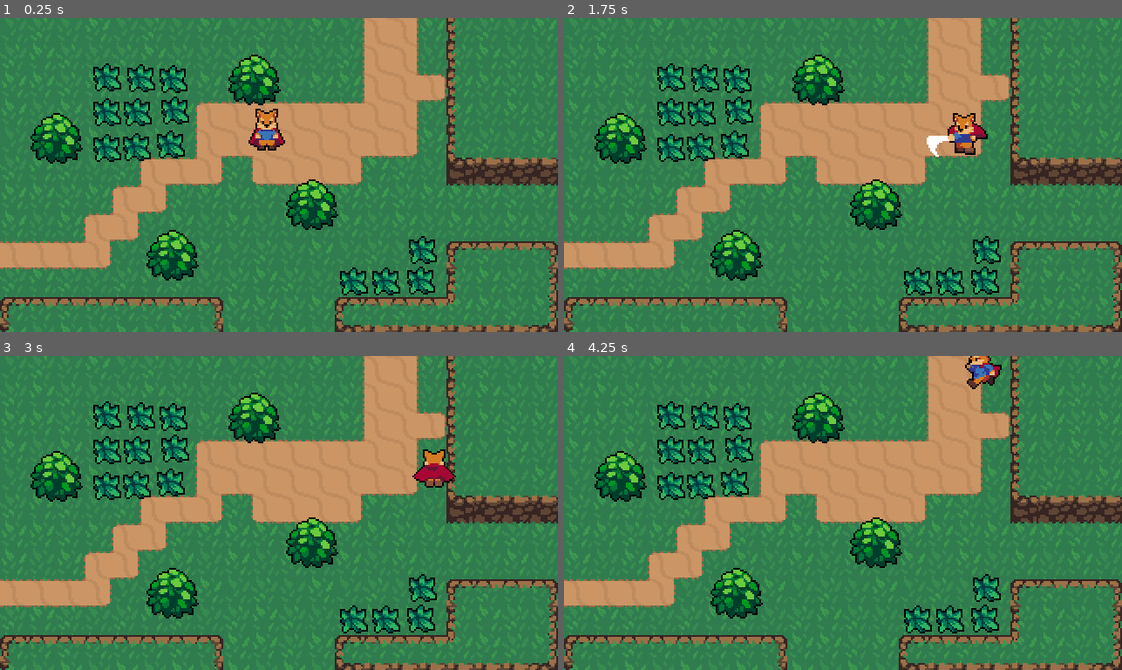
Above: before the commit, frames 1-4 (two rows, left to right).
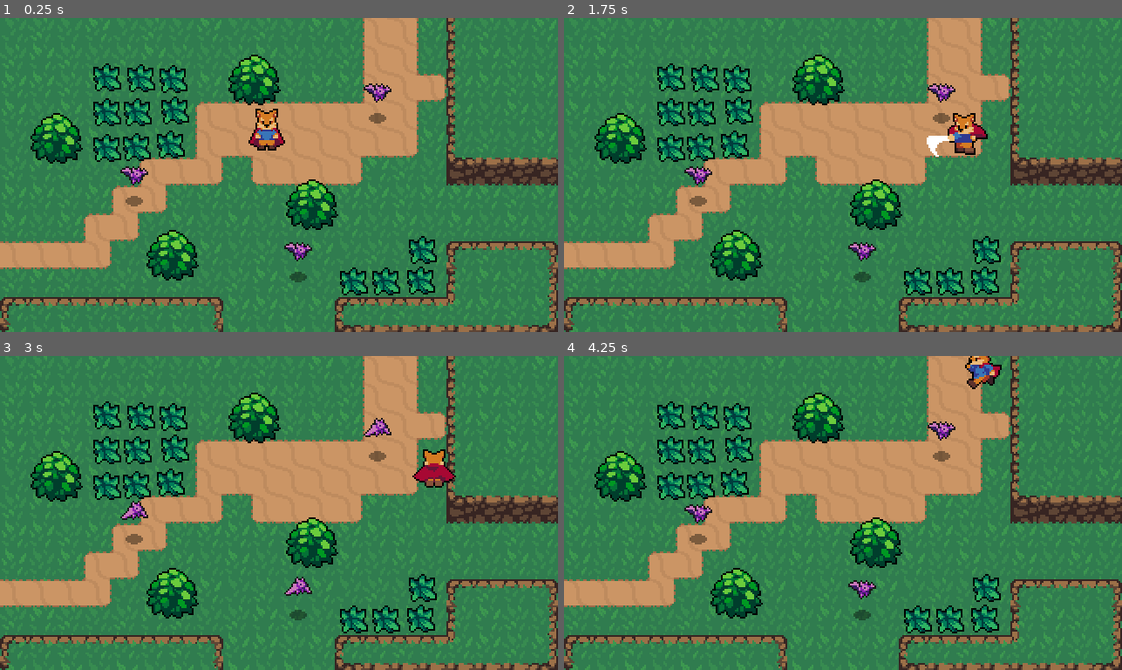
Above: after the commit, the same moments.

Repository: vfreitas-/rpg-study-game
Game: Godot game, scene res://World.tscn
Two runs of this game, one before a commit and one after it. Both use one fixed random seed, a clock stepped at 60 frames per second and the inputs below.
Inputs:
- Up to frame 1 (0.25 s): no input
- Up to frame 2 (1.75 s): hold Right (ui_right) 0.53-1.28 s; tap K (roll) at 0.6, 1.55 s; hold Down (ui_down) from 1.28 s (still down); tap Z (attack) at 1.35 s
- Up to frame 3 (3 s): release Down (ui_down) at 2.03 s; hold Right (ui_right) 2.03-2.78 s; tap K (roll) at 2.1, 2.85 s; hold Up (ui_up) from 2.78 s (still down)
- Up to frame 4 (4.25 s): release Up (ui_up) at 3.53 s; hold Left (ui_left) from 3.53 s (still down); tap Z (attack) at 3.6 s; tap K (roll) at 3.8 s

The runs differ from the first frame. In frame 1, 0.7% of the frame differs, in the area x 21-71%, y 20-85%; in frame 2, 0.7%; in frame 3, 0.7%; in frame 4, 0.7%.

Commit message:
feat(bat): create bat enemy and improve sword hitbox

Diff:
--- /dev/null
+++ b/Enemies/Bat.gd
@@ -0,0 +1,10 @@
+extends KinematicBody2D
+
+var knockback = Vector2.ZERO
+
+func _physics_process(delta):
+	knockback = knockback.move_toward(Vector2.ZERO, 200 * delta)
+	knockback = move_and_slide(knockback)
+
+func _on_Hurtbox_area_entered(area):
+	knockback = area.knockback_vector * 120
--- /dev/null
+++ b/Enemies/Bat.tscn
@@ -0,0 +1,67 @@
+[gd_scene load_steps=13 format=2]
+
+[ext_resource path="res://Enemies/Bat.png" type="Texture" id=1]
+[ext_resource path="res://Shadows/SmallShadow.png" type="Texture" id=2]
+[ext_resource path="res://CollisionBoxes/Hurtbox.tscn" type="PackedScene" id=3]
+[ext_resource path="res://Enemies/Bat.gd" type="Script" id=4]
+
+[sub_resource type="AtlasTexture" id=1]
+atlas = ExtResource( 1 )
+region = Rect2( 0, 0, 16, 24 )
+
+[sub_resource type="AtlasTexture" id=2]
+atlas = ExtResource( 1 )
+region = Rect2( 16, 0, 16, 24 )
+
+[sub_resource type="AtlasTexture" id=3]
+atlas = ExtResource( 1 )
+region = Rect2( 32, 0, 16, 24 )
+
+[sub_resource type="AtlasTexture" id=4]
+atlas = ExtResource( 1 )
+region = Rect2( 48, 0, 16, 24 )
+
+[sub_resource type="AtlasTexture" id=5]
+atlas = ExtResource( 1 )
+region = Rect2( 64, 0, 16, 24 )
+
+[sub_resource type="SpriteFrames" id=6]
+animations = [ {
+"frames": [ SubResource( 1 ), SubResource( 2 ), SubResource( 3 ), SubResource( 4 ), SubResource( 5 ) ],
+"loop": true,
+"name": "Fly",
+"speed": 10.0
+} ]
+
+[sub_resource type="CircleShape2D" id=7]
+
+[sub_resource type="CapsuleShape2D" id=8]
+
+[node name="Bat" type="KinematicBody2D"]
+collision_layer = 16
+script = ExtResource( 4 )
+
+[node name="AnimatedSprite" type="AnimatedSprite" parent="."]
+frames = SubResource( 6 )
+animation = "Fly"
+frame = 1
+playing = true
+offset = Vector2( 0, -12 )
+
+[node name="ShadowSprite" type="Sprite" parent="."]
+texture = ExtResource( 2 )
+
+[node name="CollisionShape2D" type="CollisionShape2D" parent="."]
+scale = Vector2( 0.463907, 0.386694 )
+shape = SubResource( 7 )
+
+[node name="Hurtbox" parent="." instance=ExtResource( 3 )]
+collision_layer = 2147483656
+
+[node name="CollisionShape2D" parent="Hurtbox" index="0"]
+position = Vector2( 0, -13 )
+scale = Vector2( 0.577995, 0.421628 )
+shape = SubResource( 8 )
+[connection signal="area_entered" from="Hurtbox" to="." method="_on_Hurtbox_area_entered"]
+
+[editable path="Hurtbox"]
--- a/Player/Player.gd
+++ b/Player/Player.gd
@@ -18,9 +18,12 @@
 onready var animationTree = $AnimationTree
 # pega os valores do State Machine da animation tree
 onready var animationState = animationTree.get("parameters/playback")
+onready var swordHitbox = $HitboxPivot/SwordHitbox
 
 func _ready():
 	animationTree.active = true
+
+	swordHitbox.knockback_vector = roll_vector
 
 	var input_vector = Vector2.DOWN
 	animationTree.set("parameters/Idle/blend_position", input_vector)
@@ -48,6 +51,7 @@
 
 	if input_vector != Vector2.ZERO:
 		roll_vector = input_vector
+		swordHitbox.knockback_vector = input_vector
 		# seta os valores para Idle e Run da animation tree
 		animationTree.set("parameters/Idle/blend_position", input_vector)
 		animationTree.set("parameters/Run/blend_position", input_vector)
--- a/Player/Player.tscn
+++ b/Player/Player.tscn
@@ -1,8 +1,9 @@
-[gd_scene load_steps=50 format=2]
+[gd_scene load_steps=51 format=2]
 
 [ext_resource path="res://Player/Player.gd" type="Script" id=1]
 [ext_resource path="res://Player/Player.png" type="Texture" id=2]
 [ext_resource path="res://CollisionBoxes/Hitbox.tscn" type="PackedScene" id=3]
+[ext_resource path="res://Player/SwordHitbox.gd" type="Script" id=4]
 
 [sub_resource type="CapsuleShape2D" id=1]
 radius = 8.48
@@ -652,11 +653,12 @@
 [node name="SwordHitbox" parent="HitboxPivot" instance=ExtResource( 3 )]
 position = Vector2( 15, 0 )
 collision_mask = 8
+script = ExtResource( 4 )
 
 [node name="CollisionShape2D" parent="HitboxPivot/SwordHitbox" index="0"]
 position = Vector2( 1.9044, -1.86011 )
 scale = Vector2( 1.05012, 1.0704 )
-shape = SubResource( 35 )
+shape = SubResource( 46 )
 disabled = true
 
 [editable path="HitboxPivot/SwordHitbox"]
--- /dev/null
+++ b/Player/SwordHitbox.gd
@@ -0,0 +1,3 @@
+extends Area2D
+
+var knockback_vector = Vector2.ZERO
--- a/World.tscn
+++ b/World.tscn
@@ -6,6 +6,7 @@
 [ext_resource path="res://World/DirtTileset.png" type="Texture" id=4]
 [ext_resource path="res://World/CliffTileset.png" type="Texture" id=5]
 [ext_resource path="res://World/Grass.tscn" type="PackedScene" id=6]
+[ext_resource path="res://Enemies/Bat.tscn" type="PackedScene" id=7]
 
 [sub_resource type="TileSet" id=1]
 0/name = "DirtTileset.png 0"
@@ -561,3 +562,12 @@
 
 [node name="Grass3" parent="YSort/Grass" instance=ExtResource( 6 )]
 position = Vector2( 195.077, 143.191 )
+
+[node name="Bat" parent="YSort" instance=ExtResource( 7 )]
+position = Vector2( 216.502, 57.3467 )
+
+[node name="Bat2" parent="YSort" instance=ExtResource( 7 )]
+position = Vector2( 170.951, 148.448 )
+
+[node name="Bat3" parent="YSort" instance=ExtResource( 7 )]
+position = Vector2( 76.7648, 105.075 )
--- a/project.godot
+++ b/project.godot
@@ -100,6 +100,7 @@
 2d_physics/layer_2="Player"
 2d_physics/layer_3="PlayerHurtbox"
 2d_physics/layer_4="EnemyHurtbox"
+2d_physics/layer_5="Enemy"
 
 [rendering]
 
Not shown: 10 places in Player/Player.tscn that only renumber resources
Not shown: 1 places in World.tscn that only renumber resources
